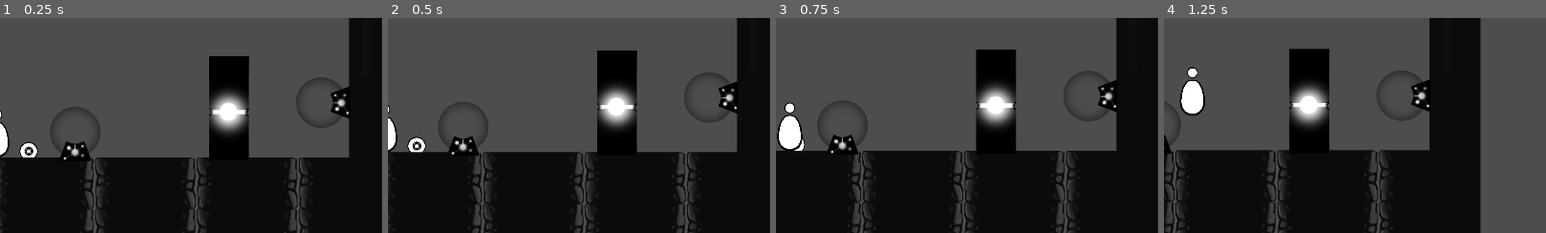
Above: before the commit, frames 1-4 (left to right).
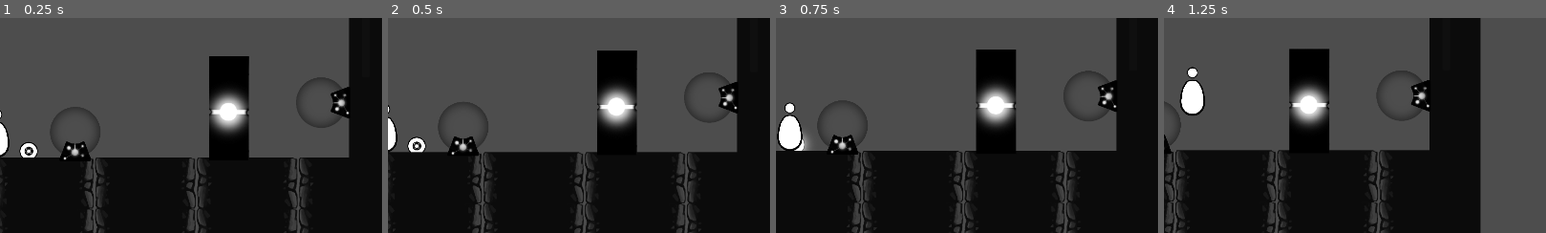
Above: after the commit, the same moments.

Repository: Lukko-Digital/upwell
Game: Godot game, scene res://src/levels/sandbox.tscn
The game is run twice, just before and just after one commit, with the same random seed, the same clock (stepped at 60 frames per second) and the same inputs.
Inputs (mouse positions are % of the whole screen's width and height, from its top left):
- Up to frame 1 (0.25 s): no input
- Up to frame 2 (0.5 s): no input
- Up to frame 3 (0.75 s): move the mouse to (72, 45) at 0.52 s; hold D (right) from 0.53 s (still down); hold E (interact) from 0.53 s (still down); click (72, 45) at 0.67 s
- Up to frame 4 (1.25 s): keep holding D (right); keep holding E (interact); tap Space (jump) at 0.77 s; tap Shift (orbit) at 0.8 s
The pictures show only the part of the screen within x 50-100%, y 50-100%; the shares and areas given below are measured in that part.

Frames 1-2 are identical in both runs. In frame 3, 0.1% of the frame differs, in the area x 2-9%, y 53-62%; in frame 4, nothing differs.

Commit message:
clicker glows when player can pick it up

Diff:
--- a/src/clicker/clicker.tscn
+++ b/src/clicker/clicker.tscn
@@ -22,7 +22,7 @@
 [sub_resource type="CircleShape2D" id="CircleShape2D_4ik21"]
 radius = 32.0624
 
-[node name="ClickerBody" type="RigidBody2D" node_paths=PackedStringArray("grav_component", "glow_sprite")]
+[node name="ClickerBody" type="RigidBody2D" node_paths=PackedStringArray("grav_component", "glow_sprite", "interactable")]
 z_index = -1
 collision_layer = 16
 physics_material_override = SubResource("PhysicsMaterial_w1b0y")
@@ -31,6 +31,7 @@
 script = ExtResource("1_5mmek")
 grav_component = NodePath("GravitizedComponent")
 glow_sprite = NodePath("GlowSprite")
+interactable = NodePath("Interactable")
 
 [node name="ClickerSprite" parent="." instance=ExtResource("2_ci3is")]
 
--- a/src/clicker/clicker_body.gd
+++ b/src/clicker/clicker_body.gd
@@ -6,6 +6,7 @@
 @export var home_holder: ClickerHolder = null
 @export var grav_component: GravitizedComponent
 @export var glow_sprite: Sprite2D
+@export var interactable: Interactable
 
 ## Set false when dropped to prevent immediately re-entering holder
 var catchable = true
@@ -34,9 +35,9 @@
 	return gravity_state
 
 func handle_animation():
-	if Input.is_action_pressed("orbit"):
+	if Input.is_action_pressed("orbit") or interactable.highlighted:
 		glow_sprite.show()
-	else:
+	elif !interactable.highlighted:
 		glow_sprite.hide()
 
 ## Clicker can get pulled out of a holder by orbit
